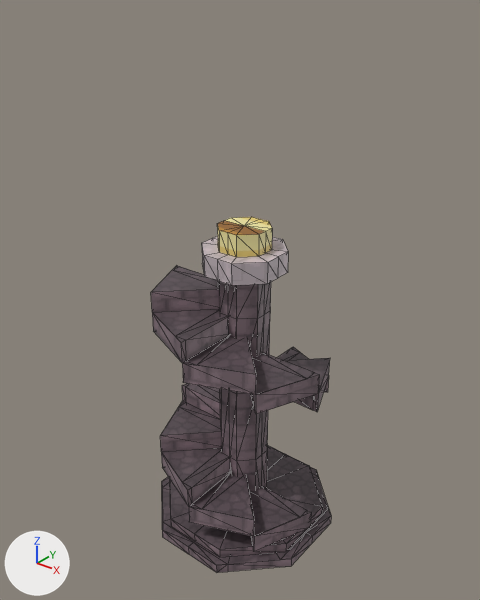
What one commit did to the glTF model assets/models/stairs_spiral_c.glb.
Before and after are seen from a 50 mm lens placed at (4.29, -5.45, 6.45), pointed at (-0.06, 0.0, 3.08). Every picture has the same lights, and +X, +Y and +Z are marked at lower left. The picture after the commit comes second. Mesh edges are drawn as thin lines. Vertices at exactly the same position are counted once.

In view in the first picture: 'glow', 'stairs'.
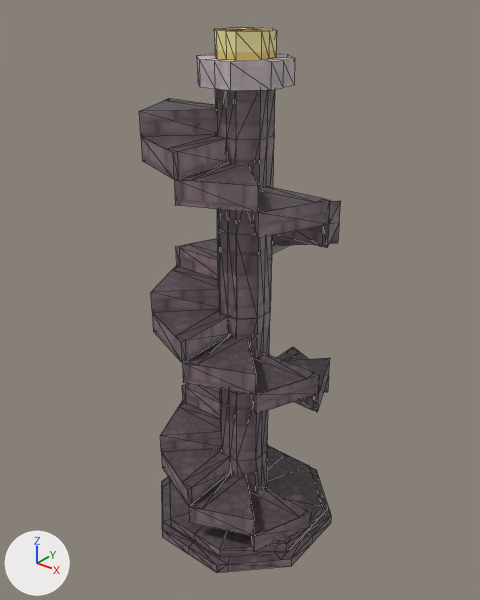
What the commit changed:
me_glow is used by ob_glow; location (0.0, 0.0, 0.0).
me_glow had 25 vertices, 36 faces and spanned x -0.289..0.289, y -0.289..0.289, z 3.75..4.0.
me_glow now has 25 vertices, 36 faces and spans x -0.289..0.289, y -0.289..0.289, z 5.75..6.0.
me_glow part 1: the whole mesh is moved by (0.0, 0.0, 2.0).
me_stairs is used by ob_stairs; location (0.0, 0.0, 0.0).
me_stairs had 262 vertices, 372 faces and spanned x -1.1..1.1, y -1.1..1.1, z 0.0..3.75.
me_stairs now has 366 vertices, 516 faces and spans x -1.1..1.1, y -1.1..1.1, z 0.0..5.75.
me_stairs part 2: the loose piece of 25 vertices spanning x -0.46..0.46, y -0.46..0.46, z 3.5..3.75 is moved by (0.0, 0.0, 2.0).
Part 3, on me_stairs:
12 vertices are removed from x -0.29..0.29, y -0.29..0.29, z 3.5.
24 faces are deleted.
31 vertices are added at x -1.06..1.06, y -1.06..1.06, z 3.25..5.25.
12 new vertices lie (0.0, 0.0, 1.0) away from vertices in x -0.29..0.29, y -0.29..0.29, z 3.0.
12 new vertices lie (0.0, 0.0, -1.0) away from vertices in x -0.29..0.29, y -0.29..0.29, z 4.0.
12 new vertices lie (0.0, 0.0, 1.0) away from vertices in x -0.29..0.29, y -0.29..0.29, z 4.0.
12 new vertices lie (0.0, 0.0, 0.5) away from vertices in x -0.29..0.29, y -0.29..0.29, z 5.0.
20 new vertices lie (0.0, 0.0, 0.25) away from vertices in x -1.06..1.06, y -1.06..1.06, z 3.25..5.0.
17 new vertices lie (0.0, 0.0, 0.25) away from vertices in x -0.75..1.06, y -1.06..1.06, z 3.5..5.0.
168 new faces join them.

Boxes (x1, y1, x2, y2) around the edits, measured in the pictures (480 x 600 px; the box of a moved part takes in the faces that stretch with it):
'stairs', reshaped (12% wider, 54% taller): before (151, 236, 331, 573); after (139, 53, 341, 573)
'glow', moved: before (217, 217, 272, 257); after (214, 27, 277, 60)
part 2 of me_stairs, moved or reshaped: before (202, 236, 288, 286); after (197, 53, 295, 91)
part 3 of me_stairs, built on: before (218, 281, 271, 319); after (139, 89, 341, 319)
